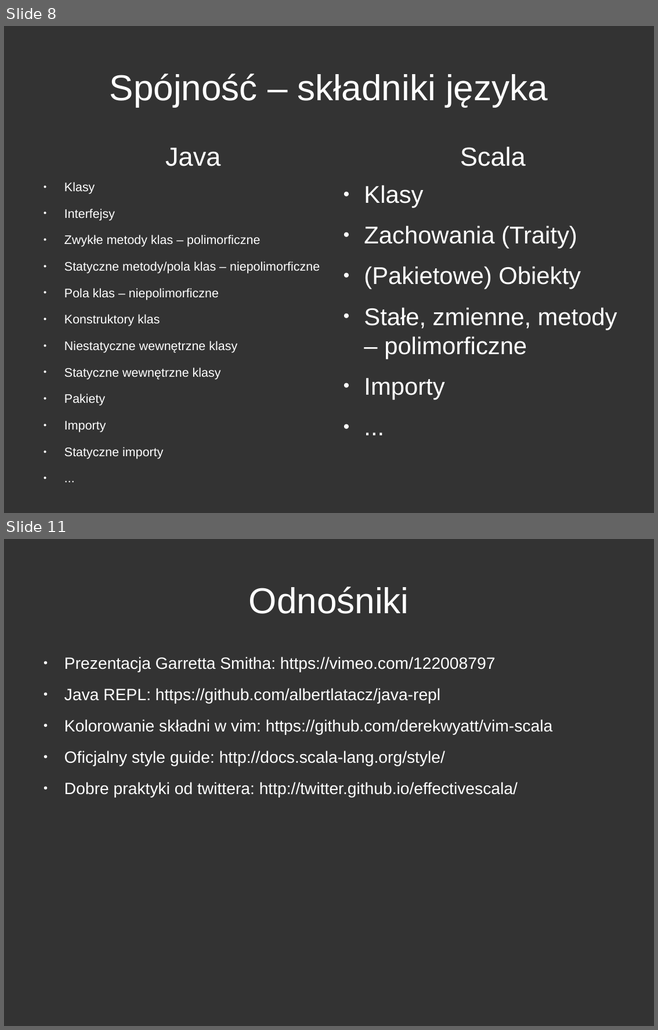
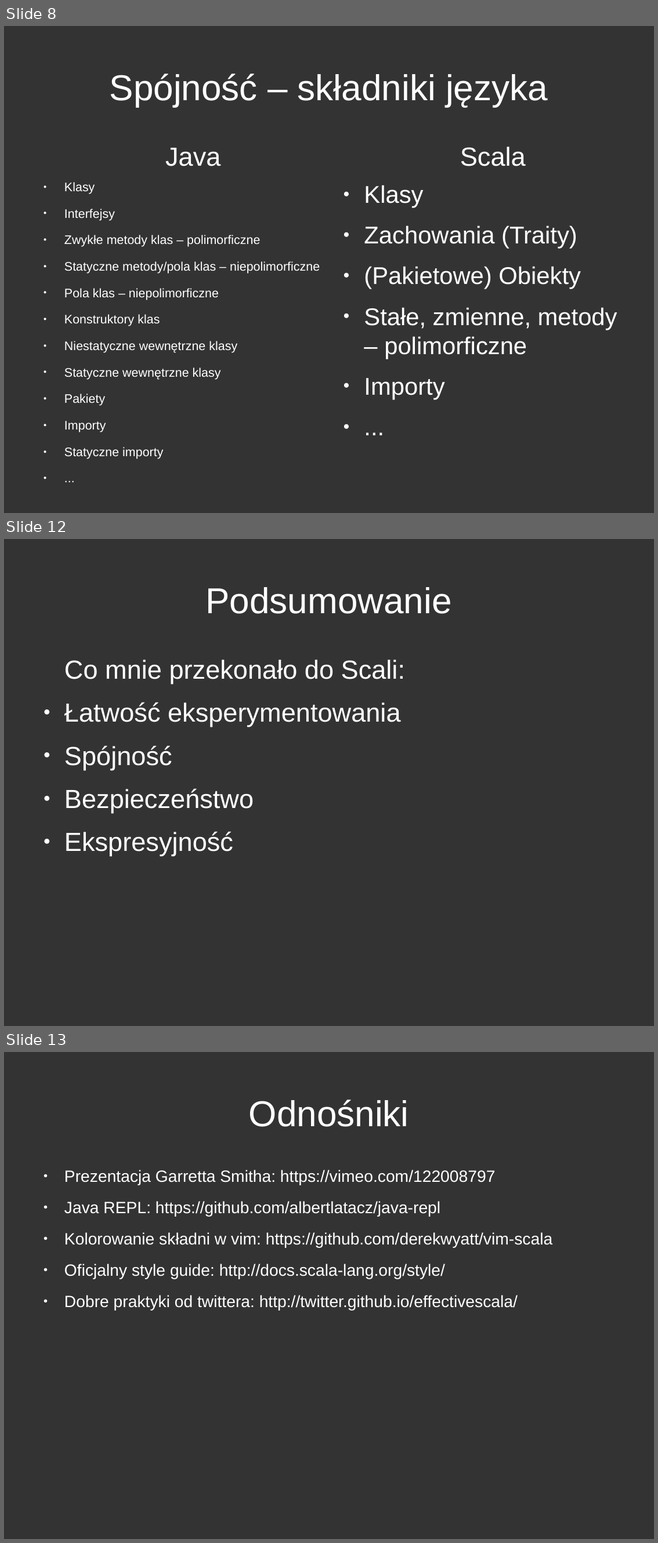
Before and after one commit to arkadius/scala-introduction, a slide deck: scala-introduction.odp. Shown one above the other, each under a label of ours: slides 8 and 11 before the commit, slides 8, 12 and 13 after it; the slides between them are not shown. The pictures are 658x1030 and 658x1543 pixels, drawn with LibreOffice and Linux fonts; fonts in the diff are those of the drawing. Boxes give left, top, right and bottom in pixels: in the first picture for what was removed or moved away, otherwise in the second. Text is boxed around its words. In the diff, an @@ line names an element or a change of style, - is before the commit and + after.

```diff
--- a/scala-introduction.odp
+++ b/scala-introduction.odp
@@ slide 12 added at (4, 539, 654, 1026), background #333333 @@
@@ title added at (205, 587, 451, 614), 44 pt, text #FFFFFF @@
+Podsumowanie
@@ text added at (64, 660, 405, 856), 32 pt, text #FFFFFF @@
+Co mnie przekonało do Scali:
+● Łatwość eksperymentowania
+● Spójność
+● Bezpieczeństwo
+● Ekspresyjność
@@ what was slide 11 is now slide 13 @@
```
Also in this commit, not shown: 1 slide changed, 4 other slides added, 1 slide removed, 3 other files.
